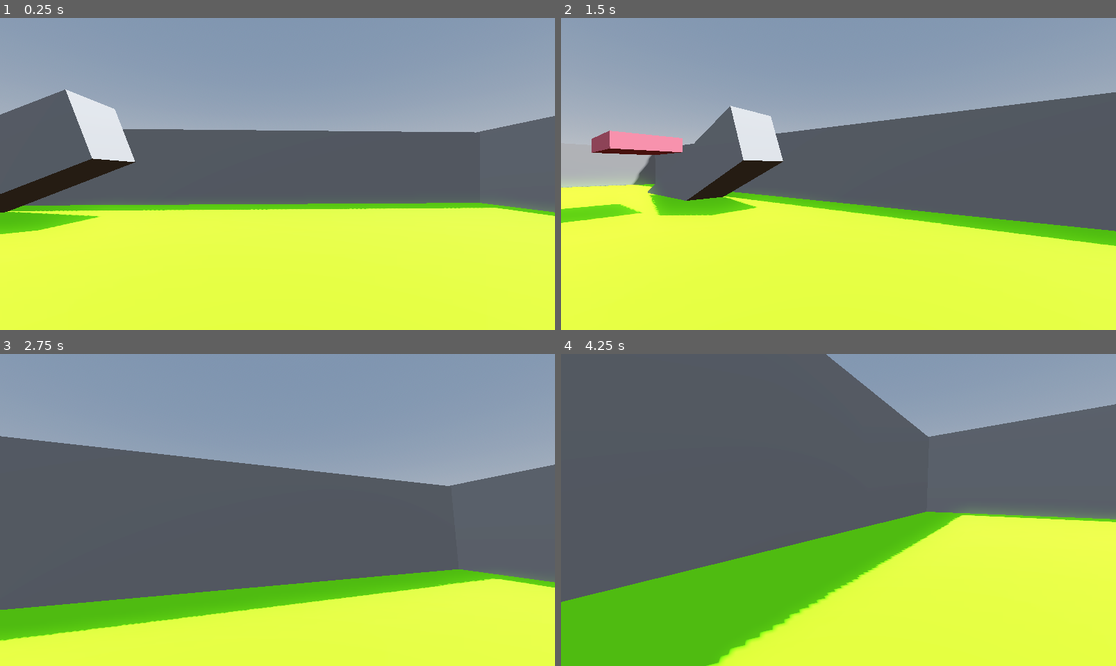
Above: before the commit, frames 1-4 (two rows, left to right).
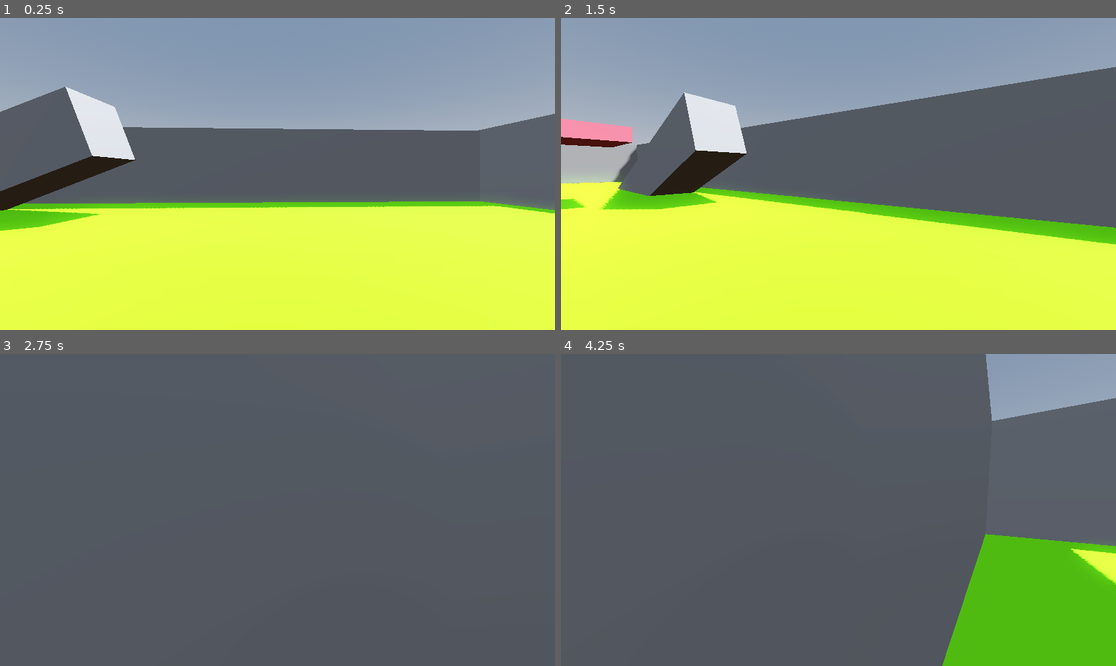
Above: after the commit, the same moments.

Repository: wyttnytt/MAC
Game: Godot game, scene res://world.tscn
The game is run twice, just before and just after one commit, with the same random seed, the same clock (stepped at 60 frames per second) and the same inputs.
Inputs (mouse positions are in pixels of both pictures, inside the frame that each line leads up to):
- Up to frame 1 (0.25 s): no input
- Up to frame 2 (1.5 s): move the mouse to (866, 174) at 0.52 s; hold W (forward) from 0.53 s (still down); tap Space (jump) at 0.6, 0.77, 1.07 s; move the mouse to (810, 174) at 1.27 s; tap Ctrl (sprint) at 1.35 s
- Up to frame 3 (2.75 s): keep holding W (forward); tap Space (jump) at 1.52, 1.55, 1.82, 2.1 s; move the mouse to (288, 503) at 2.02 s
- Up to frame 4 (4.25 s): keep holding W (forward); move the mouse to (832, 516) at 2.77 s; tap Ctrl (sprint) at 2.85 s; tap Space (jump) at 3.02, 3.05, 3.32, 3.6, 3.77, 4.07 s; move the mouse to (877, 513) at 3.52 s

The runs differ from the first frame. In frame 1, 2.5% of the frame differs, in the area x 0-100%, y 22-70%; in frame 2, 13%; in frame 3, 60%, in the area x 0-100%, y 0-100%; in frame 4, 45%.

Commit message:
added collision with other objects using Area3d.

Diff:
--- a/playermovement.gd
+++ b/playermovement.gd
@@ -1,8 +1,8 @@
 extends RigidBody3D
 
 const WALK_SPEED = 50.0
-const MAX_WALK_SPEED = 15.0
-const AIR_SPEED = 15.0
+const MAX_WALK_SPEED = 10.0
+const AIR_SPEED = 1.0
 const SPRINT_SPEED = 80.0
 const SENSITIVITY = 0.01
 const BOB_FREQ = 2.0
@@ -19,6 +19,7 @@
 var left_collided = false
 var right_collided = false
 var back_collided = false
+var jump_vector = Vector3(-100,-JUMP_HEIGHT,-100)
 @onready var head = $Head
 @onready var camera = $Head/Camera3D
 @onready var coyote = $CoyoteTimer
@@ -34,7 +35,7 @@
 	self.set_contact_monitor(true)
 	self.set_max_contacts_reported(999)
 	Input.set_mouse_mode(Input.MOUSE_MODE_CAPTURED)
-	linear_damp = 1
+	linear_damp = 2
 	raycast.enabled = true
 	front.set_monitoring(true)
 	left.set_monitoring(true)
@@ -80,12 +81,15 @@
 	print(input)
 	is_on_floor = _touching_floor()
 	if Input.is_action_just_pressed("jump") and is_on_floor:
-		apply_central_impulse(Vector3(0.0,1.0,0.0)*JUMP_HEIGHT)
+		apply_central_impulse(Vector3(input.x,1.0*JUMP_HEIGHT,input.z))
 	elif abs(v) < MAX_WALK_SPEED:
 		if not is_on_floor:
-			pass
-			# apply_central_impulse(input*AIR_SPEED*delta)
+			linear_damp = 0.2
+			set_inertia(jump_vector)
+			set_gravity_scale(1.5)
+			apply_central_impulse(input*AIR_SPEED*delta)
 		else:
+			set_gravity_scale(1)
 			apply_central_impulse(input*WALK_SPEED*delta)
 	else:
 		pass
